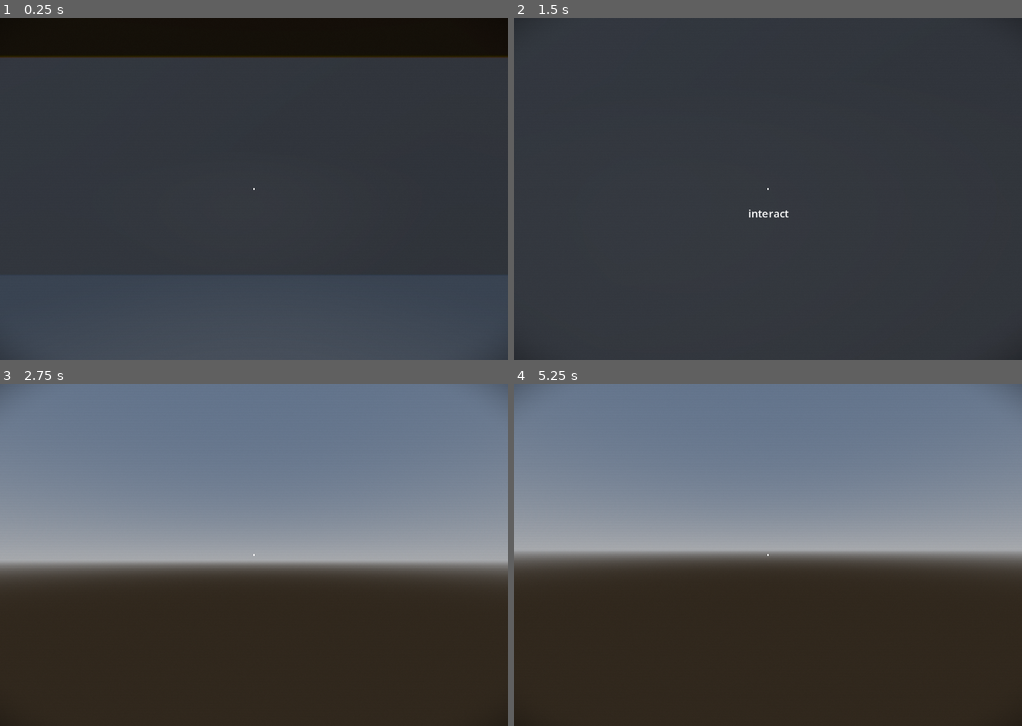
Above: before the commit, frames 1-4 (two rows, left to right).
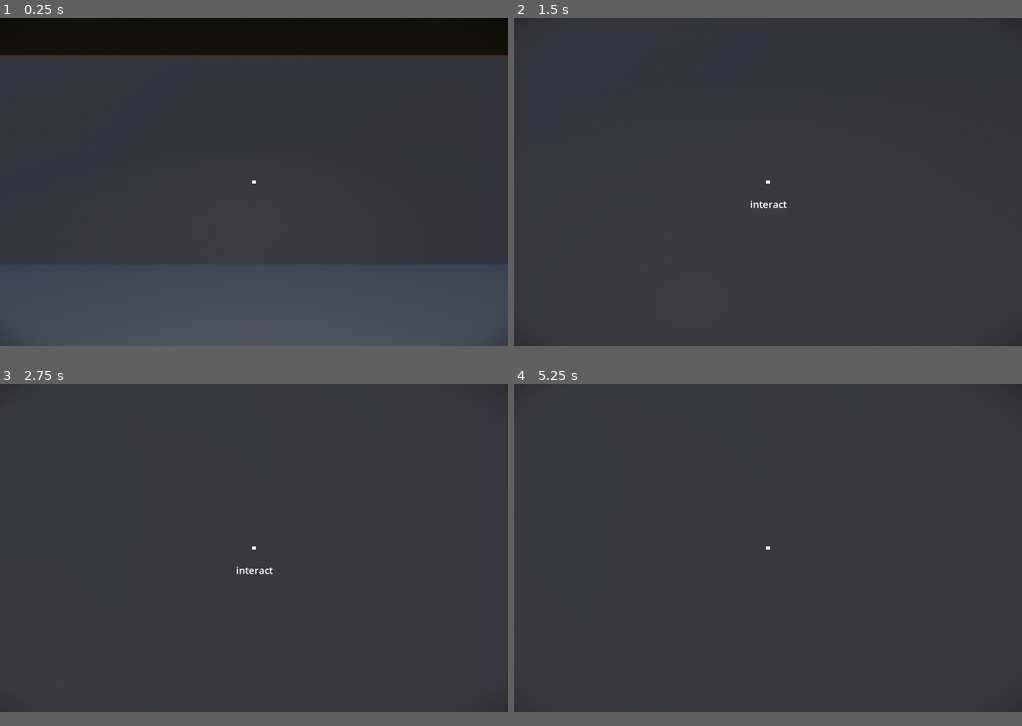
Above: after the commit, the same moments.

Repository: derukaeru/identity
Game: Godot game, scene res://src/scenes/main/main.tscn
Same seed, same stepped clock (60 frames per second), same inputs: the game is played once before the commit and once after it.
Inputs (mouse positions are in pixels of both pictures, inside the frame that each line leads up to):
- Up to frame 1 (0.25 s): no input
- Up to frame 2 (1.5 s): tap Enter at 0.5 s; move the mouse to (793, 189) at 0.52 s; hold W (forward) from 0.53 s (still down); tap Alt at 0.6 s; move the mouse to (742, 189) at 1.27 s; tap Shift at 1.35 s
- Up to frame 3 (2.75 s): keep holding W (forward); tap Space at 2 s; move the mouse to (264, 548) at 2.02 s; tap Alt at 2.1 s
- Up to frame 4 (5.25 s): tap Enter at 2.75 s; move the mouse to (762, 561) at 2.77 s; tap Shift at 2.85, 4.35 s; tap Space at 3.5 s; move the mouse to (803, 558) at 3.52 s; tap Alt at 3.6 s; tap Escape (ui_cancel) at 4.15 s; move the mouse to (615, 503) at 4.27 s; release W (forward) at 4.28 s; hold A (left) 4.28-5 s; click (615, 503) at 4.42 s; click "resume" at 5 s
In our replay, the window is 800x539 before the commit and 800x517 after it. These sizes can differ from the game's own. Grey fills any space a smaller window leaves; there, only what the larger window draws over its background counts as a difference.

The runs differ from the first frame. In frame 1, 2.1% of the frame differs, in the area x 0-100%, y 10-75%; in frame 2, 0.2%; in frame 3, 93%, in the area x 0-100%, y 0-96%; in frame 4, 93%.

Commit message:
feat: added inspection window and other stuff

Diff:
--- a/project.godot
+++ b/project.godot
@@ -25,7 +25,8 @@
 
 [display]
 
-window/size/viewport_height=776
+window/size/viewport_width=1248
+window/size/viewport_height=808
 window/stretch/mode="viewport"
 
 [editor_plugins]
--- a/src/scenes/entities/player.gd
+++ b/src/scenes/entities/player.gd
@@ -14,6 +14,9 @@
 
 func _ready() -> void:
 	Util.mouse_captured()
+
+	EventManager.stop_player_movement.connect(stop_movement)
+	EventManager.continue_player_movement.connect(continue_movement)
 
 func _physics_process(delta: float) -> void:
 	if not is_on_floor():
@@ -67,5 +70,5 @@
 	can_move = false
 	velocity = Vector3.ZERO
 
-func set_movement() -> void:
+func continue_movement() -> void:
 	can_move = true
--- a/src/scenes/maps/map.gd
+++ b/src/scenes/maps/map.gd
@@ -1,4 +1,4 @@
 extends Node3D
 
 func _on_window_interacted() -> void:
-	print("window interacted")
+	EventManager.open_inspection_window.emit()
--- a/src/scenes/maps/map.tscn
+++ b/src/scenes/maps/map.tscn
@@ -20,6 +20,12 @@
 
 [sub_resource type="BoxShape3D" id="BoxShape3D_2yfux"]
 size = Vector3(12, 0.1, 10)
+
+[sub_resource type="BoxShape3D" id="BoxShape3D_la05k"]
+size = Vector3(12.4104, 5.414612, 1.2399597)
+
+[sub_resource type="BoxShape3D" id="BoxShape3D_vqcny"]
+size = Vector3(0.38049316, 5.414612, 9.971235)
 
 [sub_resource type="PlaneMesh" id="PlaneMesh_2yfux"]
 size = Vector2(12, 5)
@@ -59,6 +65,26 @@
 [node name="CollisionShape3D" type="CollisionShape3D" parent="StaticBody3D" unique_id=1138911454]
 shape = SubResource("BoxShape3D_2yfux")
 
+[node name="CollisionShape3D2" type="CollisionShape3D" parent="StaticBody3D" unique_id=496030789]
+transform = Transform3D(1, 0, 0, 0, 1, 0, 0, 0, 1, -0.15002441, 2.207306, -5.61441)
+shape = SubResource("BoxShape3D_la05k")
+debug_color = Color(0, 0, 0, 1)
+
+[node name="CollisionShape3D3" type="CollisionShape3D" parent="StaticBody3D" unique_id=737567314]
+transform = Transform3D(1, 0, 0, 0, 1, 0, 0, 0, 1, -0.15002441, 2.207306, 5.596283)
+shape = SubResource("BoxShape3D_la05k")
+debug_color = Color(0, 0, 0, 1)
+
+[node name="CollisionShape3D4" type="CollisionShape3D" parent="StaticBody3D" unique_id=871361956]
+transform = Transform3D(1, 0, 0, 0, 1, 0, 0, 0, 1, -6.164978, 2.207306, 0.5468569)
+shape = SubResource("BoxShape3D_vqcny")
+debug_color = Color(0, 0, 0, 1)
+
+[node name="CollisionShape3D5" type="CollisionShape3D" parent="StaticBody3D" unique_id=2013700501]
+transform = Transform3D(1, 0, 0, 0, 1, 0, 0, 0, 1, 6.1785564, 2.207306, -0.016031265)
+shape = SubResource("BoxShape3D_vqcny")
+debug_color = Color(0, 0, 0, 1)
+
 [node name="MeshInstance3D2" type="MeshInstance3D" parent="." unique_id=1680247907]
 transform = Transform3D(1, 0, 0, 0, 1, 0, 0, 0, 1, 0, 2.5, -5)
 cast_shadow = 2
@@ -81,7 +107,7 @@
 
 [node name="SpotLight3D" type="SpotLight3D" parent="." unique_id=794631903]
 transform = Transform3D(1, 0, 0, 0, -4.371139e-08, 1, 0, -1, -4.371139e-08, 0, 4.876915, 0)
-spot_range = 7.8855705
+spot_range = 10.536811
 spot_angle = 67.18396
 
 [node name="window" type="Area3D" parent="." unique_id=1281229796]
--- /dev/null
+++ b/src/scenes/menu/title_screen.gd
@@ -0,0 +1,11 @@
+extends Control
+
+
+# Called when the node enters the scene tree for the first time.
+func _ready() -> void:
+	pass # Replace with function body.
+
+
+# Called every frame. 'delta' is the elapsed time since the previous frame.
+func _process(delta: float) -> void:
+	pass
--- a/src/scenes/menu/title_screen.tscn
+++ b/src/scenes/menu/title_screen.tscn
@@ -1,26 +1,7 @@
 [gd_scene format=3 uid="uid://dix67ojrdr6ht"]
 
-[ext_resource type="Script" uid="uid://cuym172wt4qwo" path="res://src/scripts/components/rail.gd" id="1_fbi7p"]
-[ext_resource type="PackedScene" uid="uid://cbe6816t855is" path="res://src/scenes/objects/train.tscn" id="2_4v2w5"]
+[ext_resource type="Script" uid="uid://cmw0sg2dd1o71" path="res://src/scenes/menu/title_screen.gd" id="1_4v2w5"]
 [ext_resource type="FontFile" uid="uid://lcay2652jc6e" path="res://src/assets/fonts/Helvetica.ttf" id="3_g66e4"]
-
-[sub_resource type="Curve2D" id="Curve2D_4v2w5"]
-_data = {
-"points": PackedVector2Array(0, 0, 0, 0, -246, 352, 0, 0, 0, 0, 776, 359, 0, 0, 0, 0, 953, 482, 0, 0, 0, 0, 1275, 486)
-}
-point_count = 4
-
-[sub_resource type="Curve2D" id="Curve2D_g66e4"]
-_data = {
-"points": PackedVector2Array(0, 0, 0, 0, 183, -34, 0, 0, 0, 0, 181, 510, 0, 0, 0, 0, 755, 775, 0, 0, 0, 0, 760, 1179)
-}
-point_count = 4
-
-[sub_resource type="Curve2D" id="Curve2D_wf6w8"]
-_data = {
-"points": PackedVector2Array(0, 0, 0, 0, 896, -57, 0, 0, 0, 0, 896, 944)
-}
-point_count = 2
 
 [sub_resource type="LabelSettings" id="LabelSettings_37oxp"]
 font = ExtResource("3_g66e4")
@@ -34,6 +15,7 @@
 anchor_bottom = 1.0
 grow_horizontal = 2
 grow_vertical = 2
+script = ExtResource("1_4v2w5")
 
 [node name="background" type="ColorRect" parent="." unique_id=618075438]
 layout_mode = 1
@@ -44,49 +26,6 @@
 grow_vertical = 2
 color = Color(0.88, 0.8635733, 0.8096, 1)
 
-[node name="tracks" type="Node2D" parent="." unique_id=1520141011]
-
-[node name="Rail2" type="Path2D" parent="tracks" unique_id=1763810876]
-curve = SubResource("Curve2D_4v2w5")
-script = ExtResource("1_fbi7p")
-rail_color = Color(0.2922, 0.6, 0.276, 0.78431374)
-metadata/_custom_type_script = "uid://cuym172wt4qwo"
-
-[node name="train" parent="tracks/Rail2" unique_id=1286344413 instance=ExtResource("2_4v2w5")]
-position = Vector2(-246, 352)
-rotation = 0.0068492084
-speed = 250
-looping = true
-
-[node name="Rail" type="Path2D" parent="tracks" unique_id=589983742]
-curve = SubResource("Curve2D_g66e4")
-script = ExtResource("1_fbi7p")
-rail_color = Color(0.3476, 0.4287066, 0.79, 0.78431374)
-metadata/_custom_type_script = "uid://cuym172wt4qwo"
-
-[node name="train" parent="tracks/Rail" unique_id=1929194134 instance=ExtResource("2_4v2w5")]
-position = Vector2(183, -34)
-rotation = 1.5744728
-looping = true
-
-[node name="train2" parent="tracks/Rail" unique_id=29049352 instance=ExtResource("2_4v2w5")]
-position = Vector2(535.955, 673.8729)
-rotation = 0.43251824
-progress = 934.96
-looping = true
-
-[node name="Rail3" type="Path2D" parent="tracks" unique_id=1074049343]
-curve = SubResource("Curve2D_wf6w8")
-script = ExtResource("1_fbi7p")
-rail_color = Color(0.28457642, 0.48288983, 0.63488543, 0.78431374)
-metadata/_custom_type_script = "uid://cuym172wt4qwo"
-
-[node name="train" parent="tracks/Rail3" unique_id=463352434 instance=ExtResource("2_4v2w5")]
-position = Vector2(896, -57)
-rotation = 1.5707964
-speed = 200
-looping = true
-
 [node name="title" type="Label" parent="." unique_id=167698055]
 layout_mode = 0
 offset_left = 199.0
--- a/src/scenes/menu/ui.tscn
+++ b/src/scenes/menu/ui.tscn
@@ -3,6 +3,7 @@
 [ext_resource type="Script" uid="uid://dfkh0snfvjkql" path="res://src/scenes/menu/ui.gd" id="1_wpnud"]
 [ext_resource type="PackedScene" uid="uid://7jemke30bxqq" path="res://src/scenes/menu/pause_screen.tscn" id="2_komq3"]
 [ext_resource type="Shader" uid="uid://d0rjqt1goxskn" path="res://src/assets/shaders/fear.gdshader" id="3_atyx7"]
+[ext_resource type="PackedScene" uid="uid://cgmo1g7kn3tcx" path="res://src/scenes/menu/window_screen.tscn" id="3_e0xvt"]
 
 [sub_resource type="ShaderMaterial" id="ShaderMaterial_2yfux"]
 shader = ExtResource("3_atyx7")
@@ -36,10 +37,10 @@
 anchor_top = 0.5
 anchor_right = 0.5
 anchor_bottom = 0.5
-offset_left = -1.0
-offset_top = -1.0
-offset_right = 1.0
-offset_bottom = 1.0
+offset_left = -4.0
+offset_top = -4.0
+offset_right = 4.25
+offset_bottom = 4.25
 grow_horizontal = 2
 grow_vertical = 2
 mouse_filter = 2
@@ -60,5 +61,8 @@
 text = "interact"
 label_settings = SubResource("LabelSettings_2yfux")
 
+[node name="window_screen" parent="." unique_id=1087874085 instance=ExtResource("3_e0xvt")]
+visible = false
+
 [node name="pause_screen" parent="." unique_id=2145161773 instance=ExtResource("2_komq3")]
 visible = false
--- /dev/null
+++ b/src/scenes/menu/window_screen.gd
@@ -0,0 +1,15 @@
+class_name WindowScreen extends Control
+
+func _ready() -> void:
+	EventManager.open_inspection_window.connect(open)
+	EventManager.close_inspection_window.connect(close)
+
+func open() -> void:
+	show()
+	Util.mouse_visible()
+	EventManager.stop_player_movement.emit()
+
+func close() -> void:
+	hide()
+	Util.mouse_captured()
+	EventManager.continue_player_movement.emit()
--- /dev/null
+++ b/src/scenes/menu/window_screen.tscn
@@ -0,0 +1,36 @@
+[gd_scene format=3 uid="uid://cgmo1g7kn3tcx"]
+
+[ext_resource type="Script" uid="uid://1y8qkyxqoh0y" path="res://src/scenes/menu/window_screen.gd" id="1_iy675"]
+
+[node name="window_screen" type="Control" unique_id=1087874085]
+layout_mode = 3
+anchors_preset = 15
+anchor_right = 1.0
+anchor_bottom = 1.0
+grow_horizontal = 2
+grow_vertical = 2
+script = ExtResource("1_iy675")
+
+[node name="background" type="ColorRect" parent="." unique_id=1336083027]
+layout_mode = 1
+anchors_preset = 15
+anchor_right = 1.0
+anchor_bottom = 1.0
+grow_horizontal = 2
+grow_vertical = 2
+color = Color(0, 0, 0, 1)
+
+[node name="close" type="Button" parent="." unique_id=1010018977]
+layout_mode = 1
+anchors_preset = 1
+anchor_left = 1.0
+anchor_right = 1.0
+offset_left = -160.0
+offset_top = 9.0
+offset_right = -8.0
+offset_bottom = 84.0
+grow_horizontal = 0
+theme_override_font_sizes/font_size = 32
+text = "close"
+
+[connection signal="pressed" from="close" to="." method="close"]
--- a/src/scripts/autoloads/event_manager.gd
+++ b/src/scripts/autoloads/event_manager.gd
@@ -2,3 +2,9 @@
 
 signal show_tooltip(interactable: InteractableComponent)
 signal hide_tooltip
+
+signal open_inspection_window
+signal close_inspection_window
+
+signal stop_player_movement
+signal continue_player_movement
--- a/src/scripts/autoloads/registry.gd
+++ b/src/scripts/autoloads/registry.gd
@@ -2,5 +2,6 @@
 
 var UID: Dictionary = {
 	"loading_screen": "uid://dur6kgxaelwly",
+	"title_screen": "uid://dix67ojrdr6ht",
 	"ui": "uid://bbqyp71opgnoi"
 }
Not shown, added: src/scenes/menu/title_screen.gd.uid
Not shown, added: src/scenes/menu/window_screen.gd.uid
